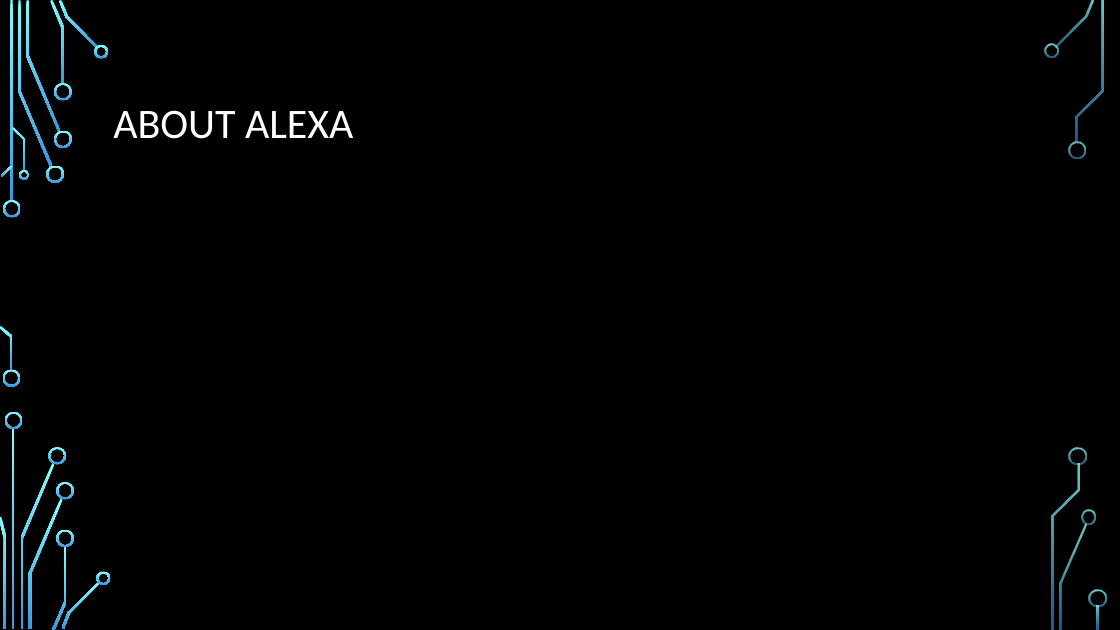
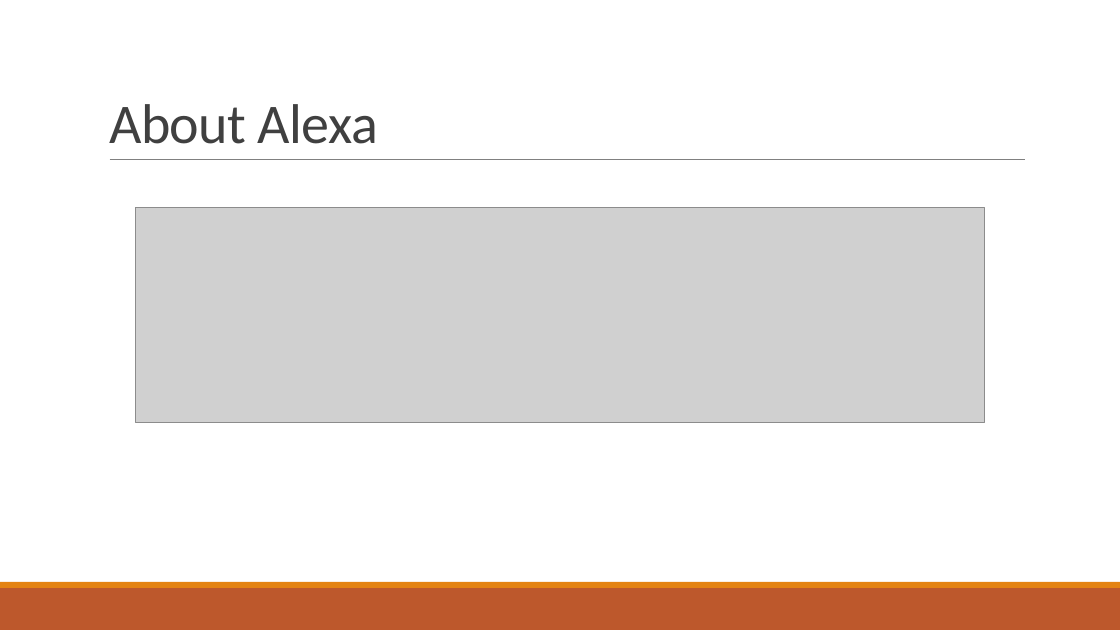
Before and after one commit to stoiveyp/DDDWales2018, a slide deck: slide 3 of Presentation/VoiceAndMore.pptx. Drawn at 1120x630 pixels with LibreOffice and Linux fonts; fonts in the diff are those of the drawing; grey boxes stand for pictures; background and template pictures are left out. Boxes give left, top, right and bottom in pixels: in the first picture for what was removed or moved away, otherwise in the second. Text is boxed around its words. In the diff, an @@ line names an element or a change of style, - is before the commit and + after.

```diff
--- a/Presentation/VoiceAndMore.pptx
+++ b/Presentation/VoiceAndMore.pptx
@@ background picture (left out) to #FFFFFF @@
@@ title "About Alexa" at box(109, 104, 378, 144): vertical alignment middle to bottom @@
@@ title at box(109, 104, 378, 144): text changed; size 36 to 48 pt; text colour #FFFFFF to #404040 @@
-ABOUT ALEXA
+About Alexa
@@ line added from (110, 160) to (1026, 160), #808080 0.5 pt @@
@@ picture added at box(136, 208, 985, 423) @@
@@ rectangle added at box(0, 588, 1120, 630), fill #BD582C @@
@@ rectangle added at box(0, 582, 1120, 588), fill #E48312 @@
@@ group removed at box(0, 0, 1107, 630): 33 freeform shapes, 3 rectangles @@
```
Also in this commit, not shown: 8 other slides changed, 4 slides added, 3 slides removed.
